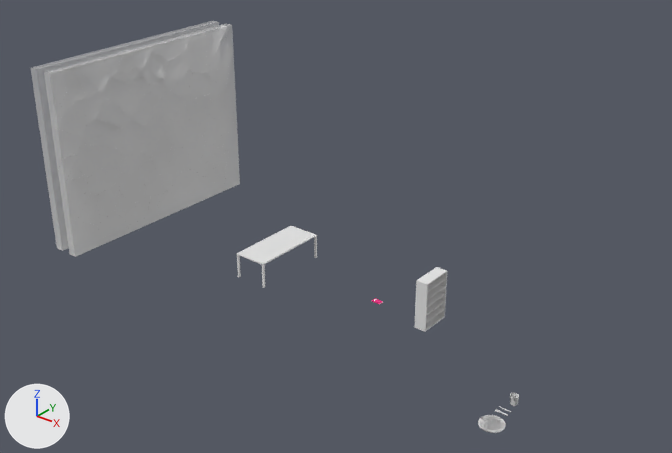
The Blender file Models/Models.blend: old version first, new version second.
One viewpoint serves both versions: a camera (50 mm lens) standing at (8.2, -19.1, 13.8) and looking at (-8.2, 1.4, 1.1). The axes (+X, +Y, +Z) are drawn at lower left. The lights are the same throughout.

The older version as bpy lines, for what is in view:
```python
ob_cube_001 = bpy.data.objects.new('Cube.001', me_cube_004)
ob_cube_001.location = (-3.68, 0.0, 0.0)
ob_cube_001.scale = (0.165, 0.495, 0.0101)
ob_cube_002_cell_069 = bpy.data.objects.new('Cube.002_cell.069', me_cube_002_cell_068)
ob_cube_002_cell_069.location = (-14.83, 1.04, 0.88)
ob_cup = bpy.data.objects.new('Cup', me_cylinder_001)
ob_cup.location = (0.0, -1.88, 0.12)
ob_cup.scale = (0.088, 0.088, 0.123)
ob_plate = bpy.data.objects.new('Plate', me_cylinder)
ob_plate.location = (0.0, -2.94, 0.04)
ob_plate.scale = (0.323, 0.323, -0.0106)
ob_plate_cell = bpy.data.objects.new('Plate_cell', me_plate_cell_005)
ob_plate_cell.location = (-0.08, -3.09, 0.02)
ob_plate_cell_001 = bpy.data.objects.new('Plate_cell.001', me_plate_cell_006)
ob_plate_cell_001.location = (0.11, -2.76, 0.03)
ob_plate_cell_002 = bpy.data.objects.new('Plate_cell.002', me_plate_cell_001)
ob_plate_cell_002.location = (0.19, -3.01, 0.03)
ob_plate_cell_003 = bpy.data.objects.new('Plate_cell.003', me_plate_cell_002)
ob_plate_cell_003.location = (-0.11, -2.83, 0.02)
# also in view: 'Cube.002_cell.004' at (-14.8, -1.2, 1.6); 'Table' at (-9.4, 0.0, 0.2); 'Cube.002' at (-15.5, 0.0, 3.0)
```
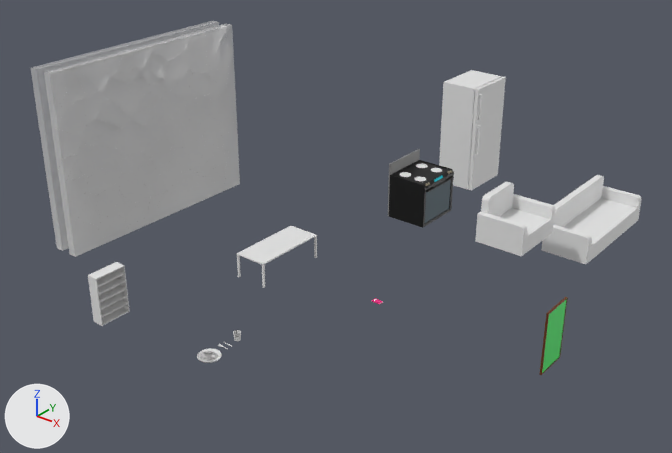
The edits, one by one:
Material 'Material.010' (mat_material_010) is new.
Its base color is (0.131, 0.0324, 0.0) (brown #653200).
Material 'Material.011' (mat_material_011) is new.
Its base color is (0.0177, 0.8, 0.0945) (green #24e757).
Material 'Material.006' (mat_material_006) is new.
Its base color is (0.283, 0.254, 0.178) (yellow #918a75).
Material 'Material.007' (mat_material_007) is new.
Its base color is (0.0, 0.66, 0.801) (cyan #00d4e7).
Material 'Material.009' (mat_material_009) is new.
Its base color is (0.23, 0.23, 0.23) (grey #848484).
Material 'Material.004' (mat_material_004) is new.
Its base color is (0.8, 0.8, 0.8) (white #e7e7e7).
Material 'Material.008' (mat_material_008) is new.
Its base color is (0.0147, 0.0578, 0.0855) (dark cyan #204453).
Material 'Material.005' (mat_material_005) is new.
Its base color is (0.0, 0.0, 0.0) (black #000000).
Mesh me_cube_016 is new.
It has 16 vertices, 14 faces and spans x -0.03..0.03, y -0.52..0.52, z -0.9..0.9.
Faces by material slot: [13, 1].
It uses material mat_material_010 (brown #653200).
It uses material mat_material_011 (green #24e757).
Mesh me_cube_015 is new.
It has 72 vertices, 50 faces and spans x -0.79..0.79, y -1.0..1.0, z -0.28..1.16.
Mesh me_cube_014 is new.
It has 72 vertices, 50 faces and spans x -0.76..0.82, y -2.1..2.1, z -0.9..0.54.
Mesh me_cube_013 is new.
It has 57 vertices, 62 faces and spans x 0.0..0.27, y -2.0..0.0, z 0.0..4.0.
Mesh me_cube_012 is new.
It has 71 vertices, 71 faces and spans x -1.0..0.38, y -1.0..1.0, z -1.0..3.0.
Mesh me_cube_011 is new.
It has 624 vertices, 375 faces and spans x -0.56..1.18, y -1.0..1.0, z -1.0..1.51.
Faces by material slot: [88, 136, 136, 1, 2, 12].
It uses material mat_material_005 (black #000000).
It uses material mat_material_004 (white #e7e7e7).
It uses material mat_material_006 (yellow #918a75).
It uses material mat_material_007 (cyan #00d4e7).
It uses material mat_material_008 (dark cyan #204453).
It uses material mat_material_009 (grey #848484).
Object 'Cube.001' (ob_cube_001) moves from (-3.68, 0.0, 0.0) to (-10.87, -5.37, 0.0).
Object 'Plate' (ob_plate) moves from (0.0, -2.94, 0.04) to (-7.26, -5.08, 0.04).
Object 'Plate_cell' (ob_plate_cell) moves from (-0.08, -3.09, 0.02) to (-7.33, -5.23, 0.02).
Object 'Plate_cell.001' (ob_plate_cell_001) moves from (0.11, -2.76, 0.03) to (-7.14, -4.9, 0.03).
Object 'Plate_cell.002' (ob_plate_cell_002) moves from (0.19, -3.01, 0.03) to (-7.07, -5.14, 0.03).
Object 'Plate_cell.003' (ob_plate_cell_003) moves from (-0.11, -2.83, 0.02) to (-7.37, -4.97, 0.02).
Object 'Cup' (ob_cup) moves from (0.0, -1.88, 0.12) to (-7.26, -4.02, 0.12).
Object 'Cube.008' (ob_cube_008) is new; it shows me_cube_016.
Its location is (0.0, 0.0, 1.01).
Object 'Sofa.001' (ob_sofa_001) is new; it shows me_cube_015.
Its location is (-3.57, 4.45, 1.24).
Object 'Sofa' (ob_sofa) is new; it shows me_cube_014.
Its location is (-2.78, 8.51, 0.62).
Object 'Cube.007' (ob_cube_007) is new; it shows me_cube_013.
Its location is (-8.27, 11.64, -0.5).
Object 'Cube.006' (ob_cube_006) is new; it shows me_cube_012.
Its location is (-8.65, 10.64, 0.5).
Object 'Cube.005' (ob_cube_005) is new; it shows me_cube_011.
Its location is (-8.22, 5.85, 0.76).
Its scale is (0.896, 0.896, 0.778).

Changed parts and their boxes (x1, y1, x2, y2) in the pictures (672 x 453 px):
'Sofa', added
    after: (541, 175, 641, 264)
'Sofa.001', added
    after: (475, 182, 555, 256)
'Cube.005', added
    after: (388, 149, 454, 228)
'Cube.001', moved
    before: (414, 267, 447, 332)
    after: (88, 262, 130, 326)
'Cube.006', added
    after: (439, 70, 502, 189)
'Cube.007', added
    after: (469, 77, 506, 191)
'Cube.008', added (green)
    after: (539, 297, 568, 375)
'Plate', moved
    before: (478, 415, 506, 433)
    after: (197, 348, 222, 363)
'Plate_cell.003', moved
    before: (480, 415, 498, 426)
    after: (200, 349, 215, 356)
'Cup', moved
    before: (510, 393, 519, 406)
    after: (233, 330, 241, 341)
'Plate_cell', moved
    before: (478, 421, 494, 429)
    after: (197, 353, 213, 360)
'Plate_cell.001', moved (not visible afterwards)
    before: (496, 416, 506, 426)
'Plate_cell.002', moved
    before: (493, 426, 505, 433)
    after: (207, 357, 219, 363)
